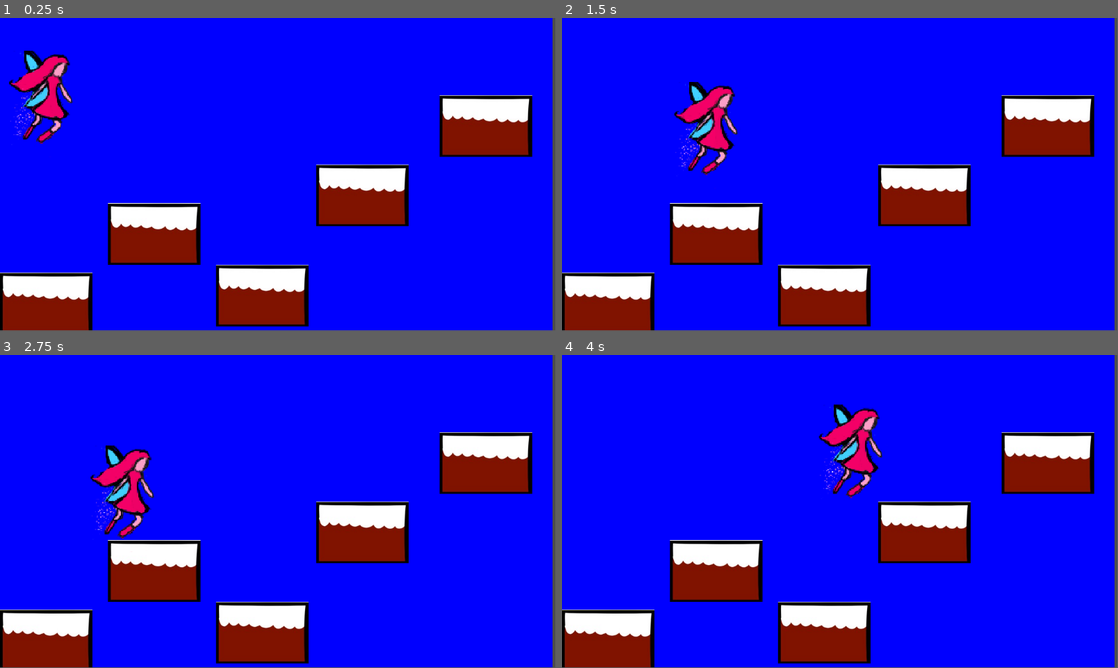
Above: before the commit, frames 1-4 (two rows, left to right).
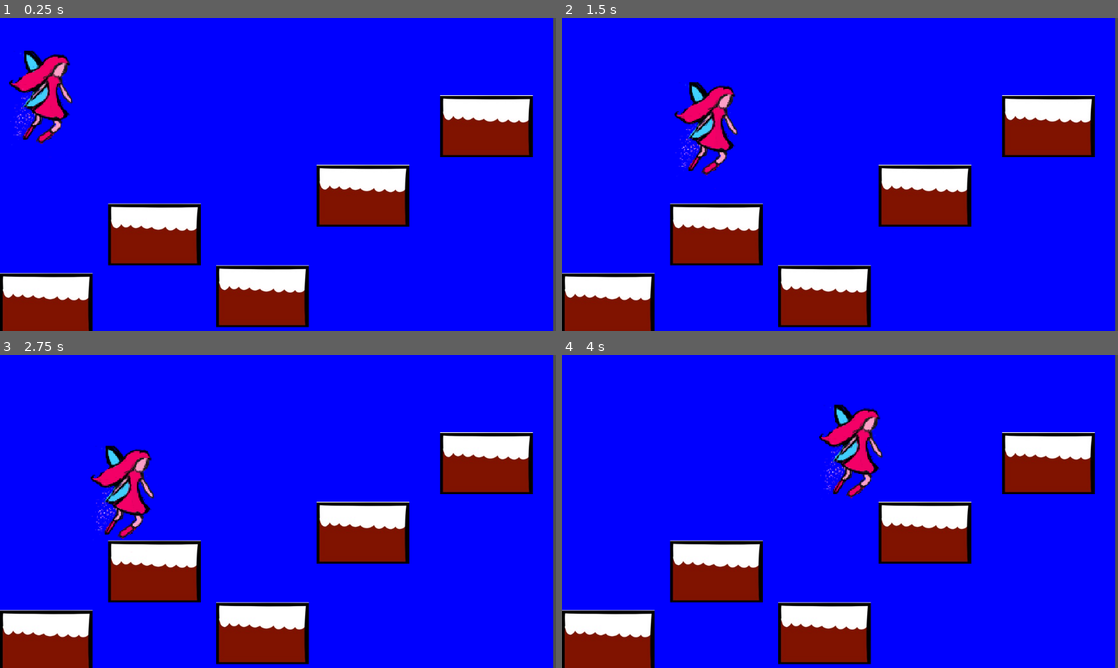
Above: after the commit, the same moments.

Repository: mhorowitz9/MiriCapstoneGameVideoGameDesign
Game: Godot game, scene res://mainscene.tscn
The game is run twice, just before and just after one commit, with the same random seed, the same clock (stepped at 60 frames per second) and the same inputs.
Inputs:
- Up to frame 1 (0.25 s): no input
- Up to frame 2 (1.5 s): tap Enter (ui_accept) at 0.5, 0.77 s; hold Right (ui_right) from 0.53 s (still down)
- Up to frame 3 (2.75 s): tap Enter (ui_accept) at 1.52 s; release Right (ui_right) at 2.03 s; hold Left (ui_left) from 2.03 s (still down)
- Up to frame 4 (4 s): release Left (ui_left) at 2.78 s; hold Right (ui_right) from 2.78 s (still down); tap Enter (ui_accept) at 3.02, 3.77 s
In our replay, the window is 799x449 before the commit and 800x450 after it. These sizes can differ from the game's own. Grey fills any space a smaller window leaves; there, only what the larger window draws over its background counts as a difference.

The runs differ from the first frame. In frame 1, 2.4% of the frame differs, in the area x 0-100%, y 0-100%; in frame 2, 2.7%; in frame 3, 2.7%; in frame 4, 2.8%.

Commit message:
expanded screensize

Diff:
--- a/miricapstonegamevideogamedesign/mainscene.tscn
+++ b/miricapstonegamevideogamedesign/mainscene.tscn
@@ -1043,7 +1043,7 @@
 
 [node name="ColorRect" type="ColorRect" parent="."]
 offset_right = 1146.0
-offset_bottom = 648.0
+offset_bottom = 783.0
 color = Color(0, 0, 1, 1)
 
 [node name="TileMapLayer" type="TileMapLayer" parent="."]
--- a/miricapstonegamevideogamedesign/project.godot
+++ b/miricapstonegamevideogamedesign/project.godot
@@ -15,6 +15,11 @@
 config/features=PackedStringArray("4.3", "GL Compatibility")
 config/icon="res://icon.svg"
 
+[display]
+
+window/stretch/mode="viewport"
+window/stretch/aspect="expand"
+
 [rendering]
 
 renderer/rendering_method="gl_compatibility"
